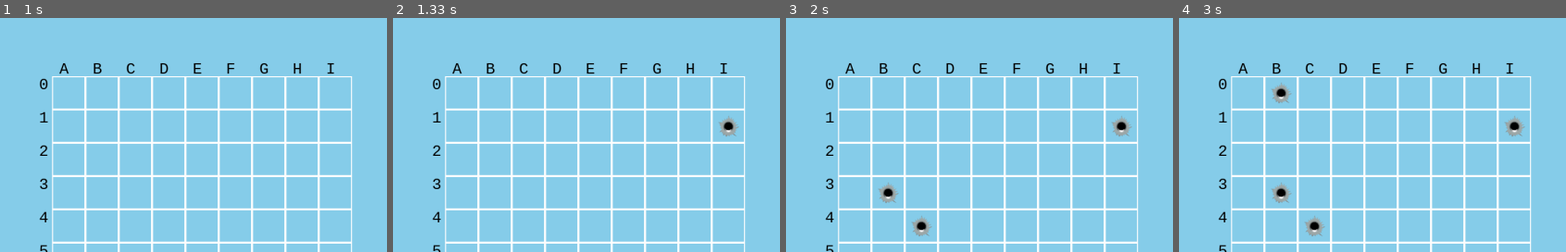
Above: before the commit, frames 1-4 (left to right).
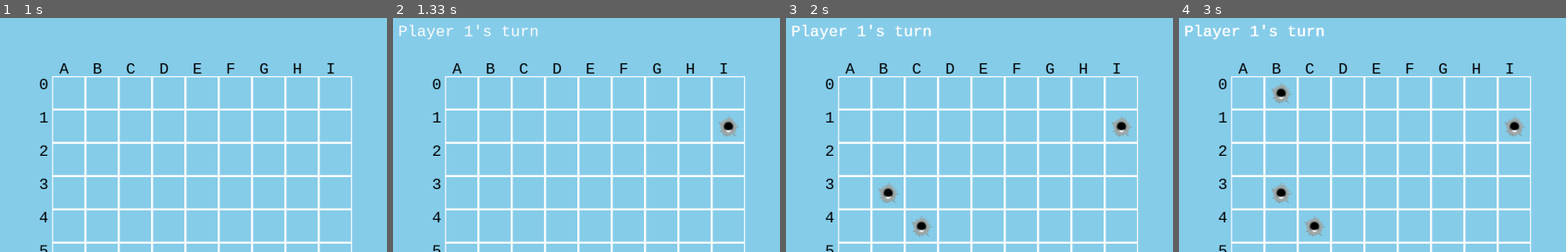
Above: after the commit, the same moments.

Repository: franciapparelli/battleship-pygame
Game: pygame game, started from app/main.py
Two runs of this game, one before a commit and one after it. Both use one fixed random seed, a clock stepped at 60 frames per second and the inputs below.
Inputs (mouse positions are % of the whole screen's width and height, from its top left):
- Up to frame 1 (1 s): press the mouse at (36, 83) at 0.37 s; move the mouse to (28, 78) at 0.47 s; release the mouse at (20, 73) at 0.6 s; press the mouse at (54, 77) at 0.7 s; move the mouse to (47, 67) at 0.8 s; release the mouse at (39, 57) at 0.93 s
- Up to frame 2 (1.33 s): click (78, 41) at 1.05 s
- Up to frame 3 (2 s): press the mouse at (78, 41) at 1.37 s; move the mouse to (61, 53) at 1.47 s; release the mouse at (43, 66) at 1.6 s; click (88, 22) at 1.72 s
- Up to frame 4 (3 s): press the mouse at (78, 41) at 2.03 s; move the mouse to (80, 51) at 2.13 s; release the mouse at (83, 61) at 2.27 s; press the mouse at (78, 41) at 2.37 s; move the mouse to (69, 36) at 2.47 s; release the mouse at (60, 30) at 2.6 s; press the mouse at (78, 41) at 2.7 s; move the mouse to (75, 62) at 2.8 s; release the mouse at (73, 83) at 2.93 s
The pictures show only the part of the screen within x 0-50%, y 0-50%; the shares and areas given below are measured in that part.

Frame 1 is identical in both runs. In frame 2, 0.5% of the frame differs, in the area x 1-38%, y 2-10%; in frame 3, 0.6%; in frame 4, 0.6%.

Commit message:
messages have been added

Diff:
--- a/app/main.py
+++ b/app/main.py
@@ -1,6 +1,7 @@
 import pygame
 from sys import exit
 from funciones import *
+from collections import namedtuple
 
 WIDTH, HEIGHT = 1600, 900
 SCREEN = pygame.display.set_mode((WIDTH, HEIGHT))
@@ -166,15 +167,33 @@
     row = random.randint(0, 8)
     column = random.randint(0, 8)
 
-    while matrix[row][column] != "T" and matrix[row][column] != "O":
+    while matrix[row][column] != "F" and matrix[row][column] != "O":
         row = random.randint(0, 8)
         column = random.randint(0, 8)
         if matrix[row][column] == "X":
-            matrix[row][column] = "T"
+            matrix[row][column] = "F"
             computer_counter += 1
         else:
             matrix[row][column] = "O"
     return matrix, computer_counter
+
+Message = namedtuple("Message", ["text", "position", "duration", "frames"])
+
+def create_message(text, position, duration):
+    return Message(text, position, duration, 0)
+
+def update_messages(messages):
+    return [msg._replace(frames=msg.frames + 1) for msg in messages]
+
+def remove_expired_messages(messages):
+    return [msg for msg in messages if msg.frames < msg.duration]
+
+def add_message(messages, message):
+    return messages + [message]
+
+def render_message(screen, message, font):
+    text_surface = font.render(message.text, True, (255, 255, 255))
+    screen.blit(text_surface, message.position)
 
 
 def main():
@@ -212,6 +231,7 @@
     computer_attacking_phase = False
     player_counter = 0
     computer_counter = 0
+    messages = []
     while player_counter < 12 and computer_counter < 12:
         clock.tick(FPS)
         for event in pygame.event.get():
@@ -332,20 +352,22 @@
                                             player_matrix[row][item] = "F"
                                             player_matrix[row - 1][item] = "F"
                                 elif moving4:
-                                    if second_node_x - first_node_x == 3:
+                                    if second_node_x - first_node_x == 3 and second_node_x < 9:
                                         player_matrix[row][item] = "H"
-                                        player_matrix[row][item + 1] = "H"
-                                        player_matrix[row][item + 2] = "H"
+                                        player_matrix[row][second_node_x - 1] = "H"
+                                        player_matrix[row][second_node_x - 2] = "H"
                                     elif second_node_y - first_node_y == 3:
                                         player_matrix[row][item] = "H"
-                                        player_matrix[row + 1][item] = "H"
-                                        player_matrix[row + 2][item] = "H"
+                                        player_matrix[second_node_y - 1][item] = "H"
+                                        player_matrix[second_node_y - 2][item] = "H"
                                     else:
                                         player_matrix[row][item] = "F"
                         else:
                             player_matrix[row][item] = "-"
             elif event.type == pygame.MOUSEBUTTONDOWN and attacking_phase:
                 if player_attacking_phase:
+                    message = create_message("Player 1's turn", (10, 10), 120)  # Display for 2 seconds (assuming 60 FPS)
+                    messages = add_message(messages, message)
                     if event.button == 1:  # 1 representa el clic izquierdo del mouse
                         # Obtener la posición del clic del mouse
                         x, y = pygame.mouse.get_pos()
@@ -384,6 +406,12 @@
         # pygame.draw.rect(SCREEN, BLACK, rect3, 2)
         # pygame.draw.rect(SCREEN, BLACK, rect3D, 2)
         # pygame.draw.rect(SCREEN, BLACK, rect4, 2)
+        myfont = pygame.font.SysFont("monospace", 30)
+        messages = update_messages(messages)
+        for message in messages:
+            render_message(SCREEN, message, myfont)
+
+            messages = remove_expired_messages(messages)
         pygame.display.update()
     SCREEN.fill(LIGHT_BLUE)
     SCREEN.blit(START_BUTTON, (WIDTH // 2, HEIGHT // 2))
